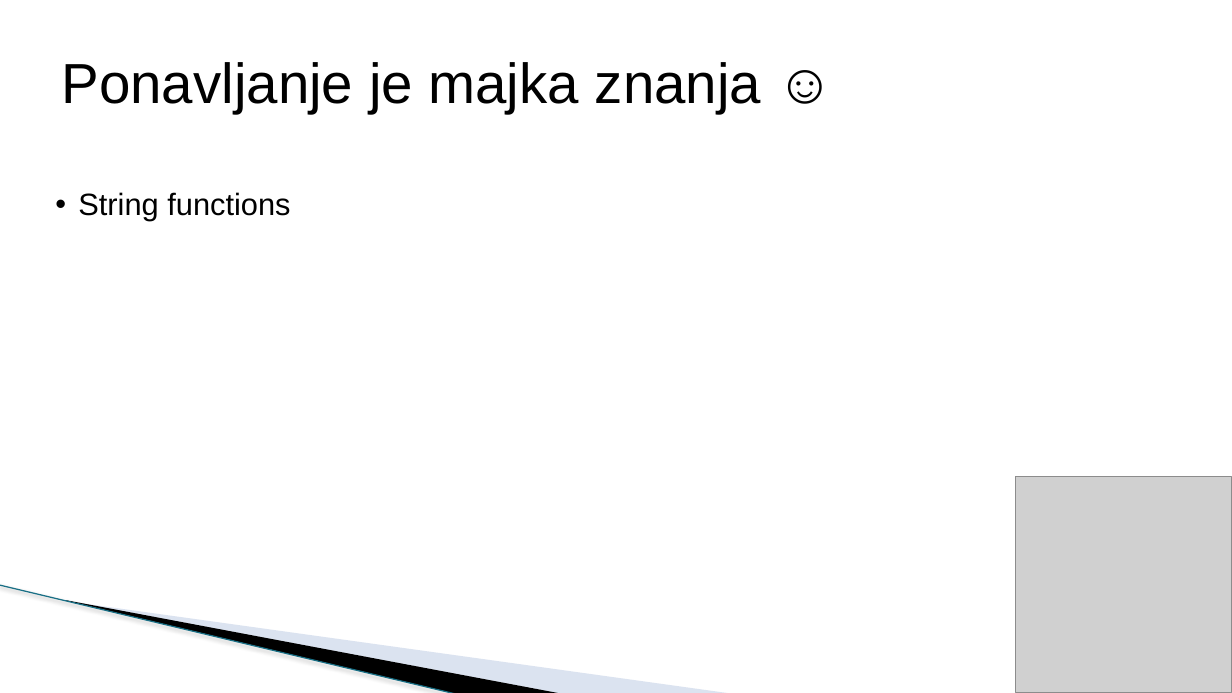
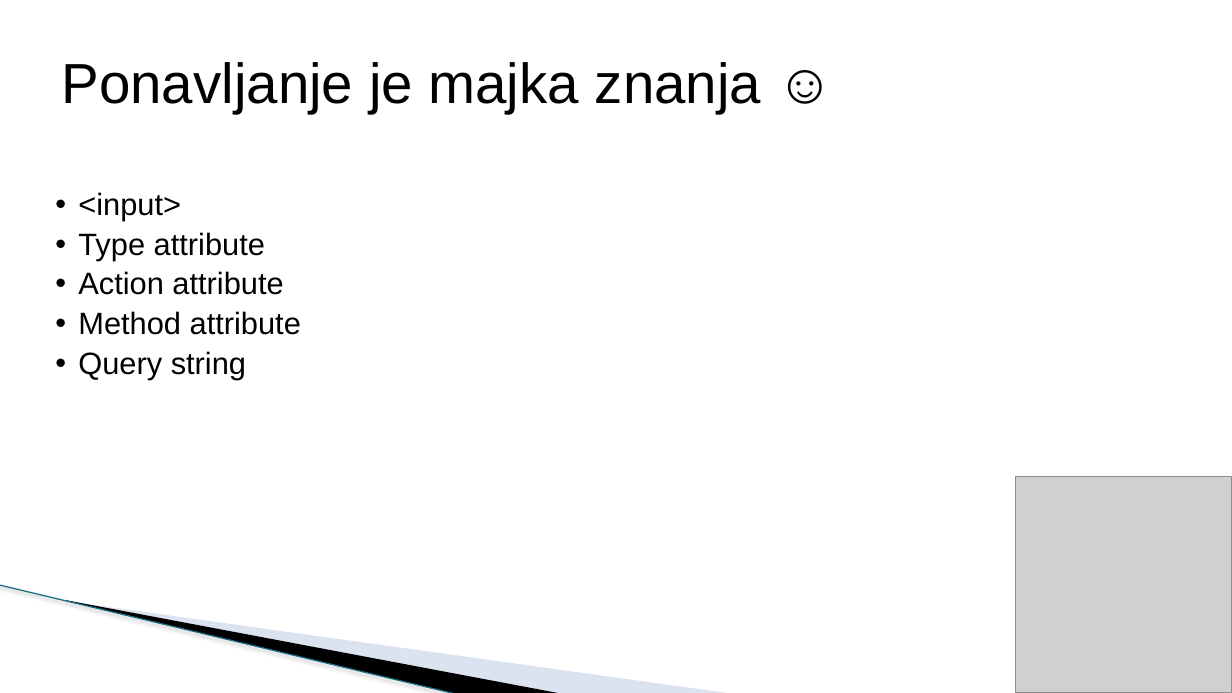
Before and after one commit to todalexcode/kurs-front-end, a slide deck: slide 4 of sesija-13/PPT/Front-End Developer-13.pptx (slide 3 before the commit). Drawn at 1232x693 pixels with LibreOffice and Linux fonts; fonts in the diff are those of the drawing; grey boxes stand for pictures; background and template pictures are left out. Boxes give left, top, right and bottom in pixels: in the first picture for what was removed or moved away, otherwise in the second. Text is boxed around its words. In the diff, an @@ line names an element or a change of style, - is before the commit and + after.

```diff
--- a/sesija-13/PPT/Front-End Developer-13.pptx
+++ b/sesija-13/PPT/Front-End Developer-13.pptx
@@ text at (78, 192, 301, 379): text changed @@
-  • String functions
+  • <input>
+  • Type attribute
+  • Action attribute
+  • Method attribute
+  • Query string
```
Also in this commit, not shown: 1 other slide changed, 21 slides added, 1 slide removed, 15 other files.
